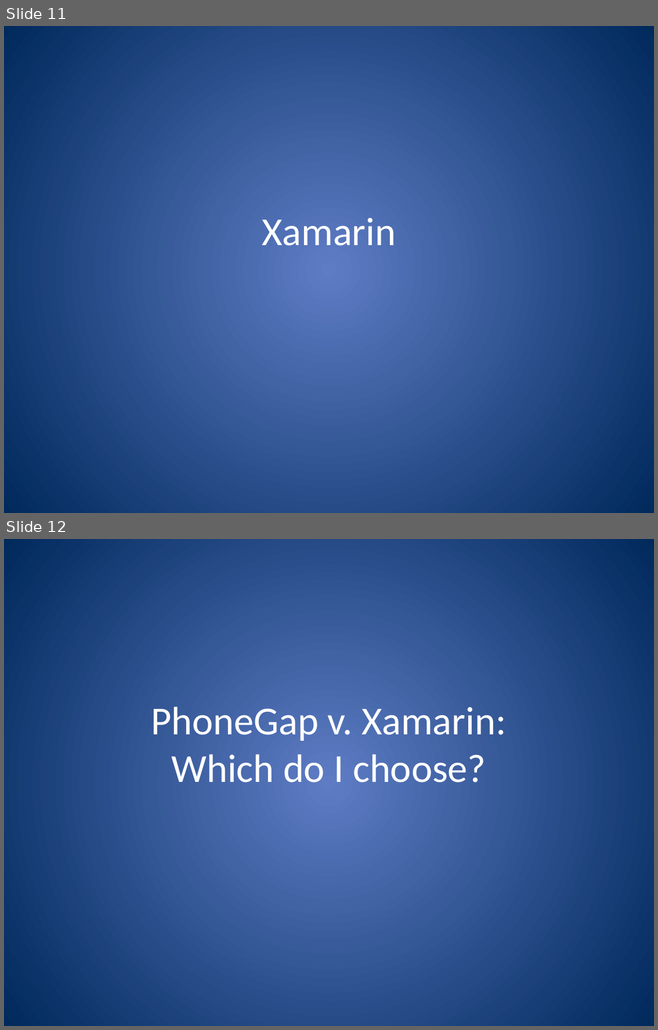
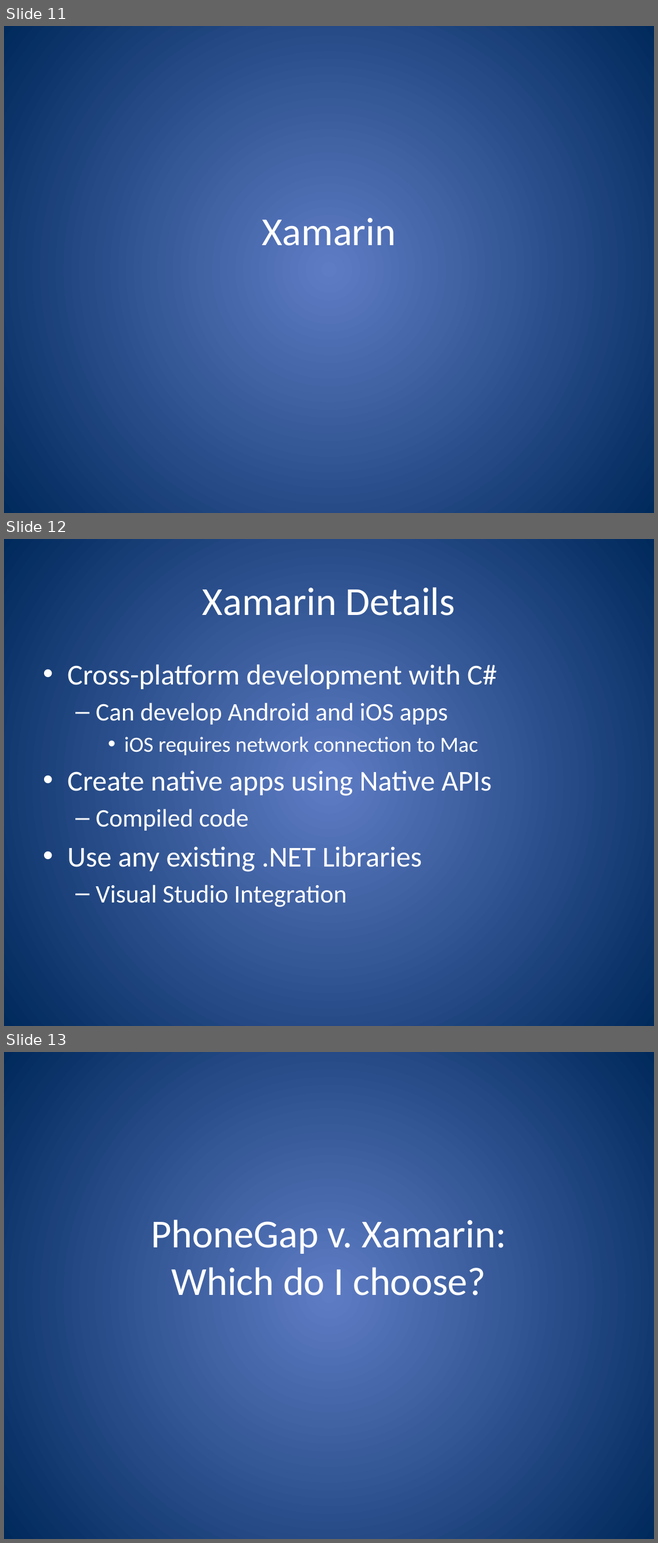
Before and after one commit to jerrelblankenship/Presentations, a slide deck: JointSpeakerTalks/PhoneGapXamarin/M3Conf2013/PhoneGap and Xamarin.pptx. Shown one above the other, each under a label of ours: slides 11 and 12 before the commit, slides 11, 12 and 13 after it. The pictures are 658x1030 and 658x1543 pixels, drawn with LibreOffice and Linux fonts; fonts in the diff are those of the drawing. Boxes give left, top, right and bottom in pixels: in the first picture for what was removed or moved away, otherwise in the second. Text is boxed around its words. In the diff, an @@ line names an element or a change of style, - is before the commit and + after.

Commit message:
more changes to slides

```diff
--- a/JointSpeakerTalks/PhoneGapXamarin/M3Conf2013/PhoneGap and Xamarin.pptx
+++ b/JointSpeakerTalks/PhoneGapXamarin/M3Conf2013/PhoneGap and Xamarin.pptx
@@ slide 12 added at bbox=[4, 539, 654, 1026], background gradient #5E7CC5 to #00295C @@
@@ title added at bbox=[202, 587, 455, 616], 44 pt, text #FFFFFF @@
+Xamarin Details
@@ text added at bbox=[67, 664, 496, 907], 32 pt, text #FFFFFF @@
+• Cross-platform development with C#
+  – Can develop Android and iOS apps
+    • iOS requires network connection to Mac
+• Create native apps using Native APIs
+  – Compiled code
+• Use any existing .NET Libraries
+  – Visual Studio Integration
@@ what was slide 12 is now slide 13 @@
```
